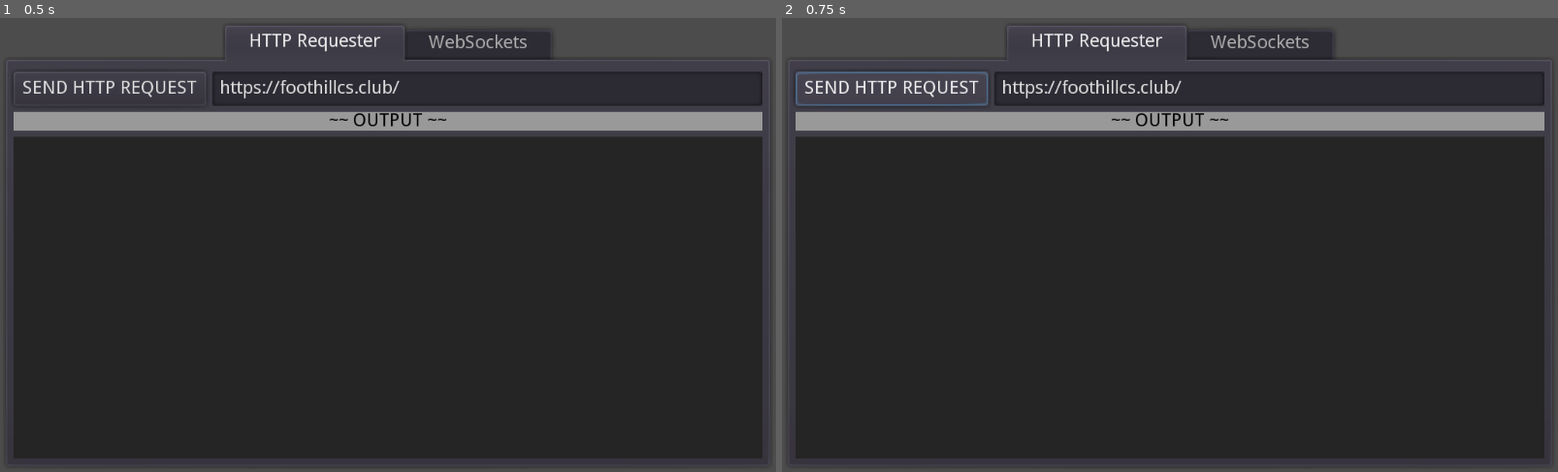
Above: before the commit, frames 1-2 (left to right).
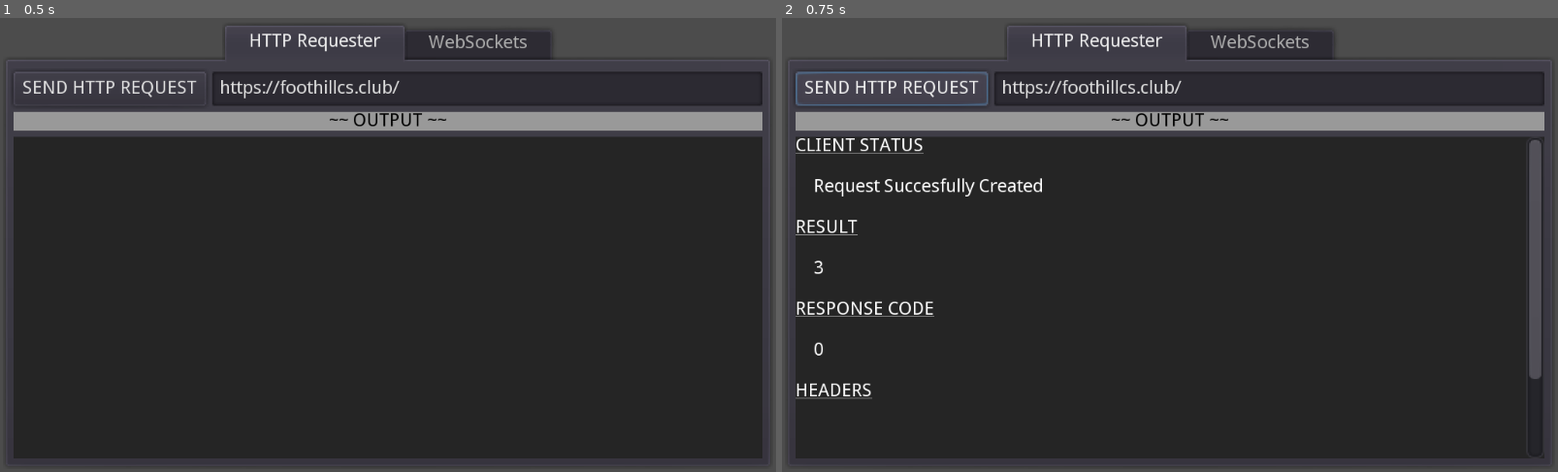
Above: after the commit, the same moments.

Repository: tilegame/godot-client
Game: Godot game, scene res://root.tscn
Two runs of this game, one before a commit and one after it. Both use one fixed random seed, a clock stepped at 60 frames per second and the inputs below.
Inputs:
- Up to frame 1 (0.5 s): no input
- Up to frame 2 (0.75 s): click "SEND HTTP REQUEST" at 0.5 s

Frame 1 is identical in both runs. In frame 2, 2.1% of the frame differs, in the area x 1-98%, y 26-84%.

Commit message:
Added Error Handling and Fancy Output to HTTP Requester
Handles different client-side errors and prints a message into output
whenever one is encountered. Now uses fancy titles for each category
(headers, response codes, etc.) and indents the contents.

Diff:
--- a/src/http_requester.gd
+++ b/src/http_requester.gd
@@ -8,12 +8,45 @@
 onready var richTextLabel: RichTextLabel = get_node(richTextLabelPath)
 onready var httpRequest: HTTPRequest = get_node(httpRequestPath)
 
+
 func _on_Button_pressed():
 	var url = lineEdit.text
-	httpRequest.request(url)
+	var err := httpRequest.request(url)
+	var txt: String
+
+	match err:
+		OK:
+			txt = "Request Succesfully Created"
+		ERR_BUSY:
+			txt = "Client is still processing the previous request."
+		ERR_INVALID_PARAMETER:
+			txt = "The request must be in a valid URL format."
+		ERR_CANT_CONNECT:
+			txt = "Unable to connect to host."
+		ERR_UNCONFIGURED:
+			txt = "The Client had an internal error due to being improperly configured."
+			push_error("HTTP Request failed due to ERR_UNCONFIGURED")
+		_:
+			txt = "The Client had an unknown internal error."
+			push_error("HTTP Request had an unknown and undocumented error! Error Code:" + str(err))
+
+	richTextLabel.clear()
+	_addSectionToOutput("CLIENT STATUS", txt)
+
 
 func _on_HTTPRequest_request_completed(result: int, response_code: int, headers: PoolStringArray, body: PoolByteArray) -> void:
-	var body_string := body.get_string_from_utf8()
-	var json := JSON.parse(body_string)
-	richTextLabel.text = body_string
-	print(json.result)
+	var outputs = {
+		"RESULT": str(result),
+		"RESPONSE CODE": str(response_code),
+		"HEADERS": str(headers.join("\n")),
+		"BODY": body.get_string_from_utf8()
+	}
+	for title in outputs:
+		_addSectionToOutput(title, outputs[title])
+
+
+func _addSectionToOutput(title: String, content: String):
+	richTextLabel.append_bbcode("[u]" + title + "[/u]")
+	richTextLabel.push_indent(1)
+	richTextLabel.add_text("\n" + content + "\n\n")
+	richTextLabel.pop()
--- a/src/root.tscn
+++ b/src/root.tscn
@@ -89,6 +89,7 @@
 focus_mode = 2
 size_flags_vertical = 3
 custom_styles/normal = SubResource( 2 )
+bbcode_enabled = true
 selection_enabled = true
 __meta__ = {
 "_edit_use_anchors_": false
